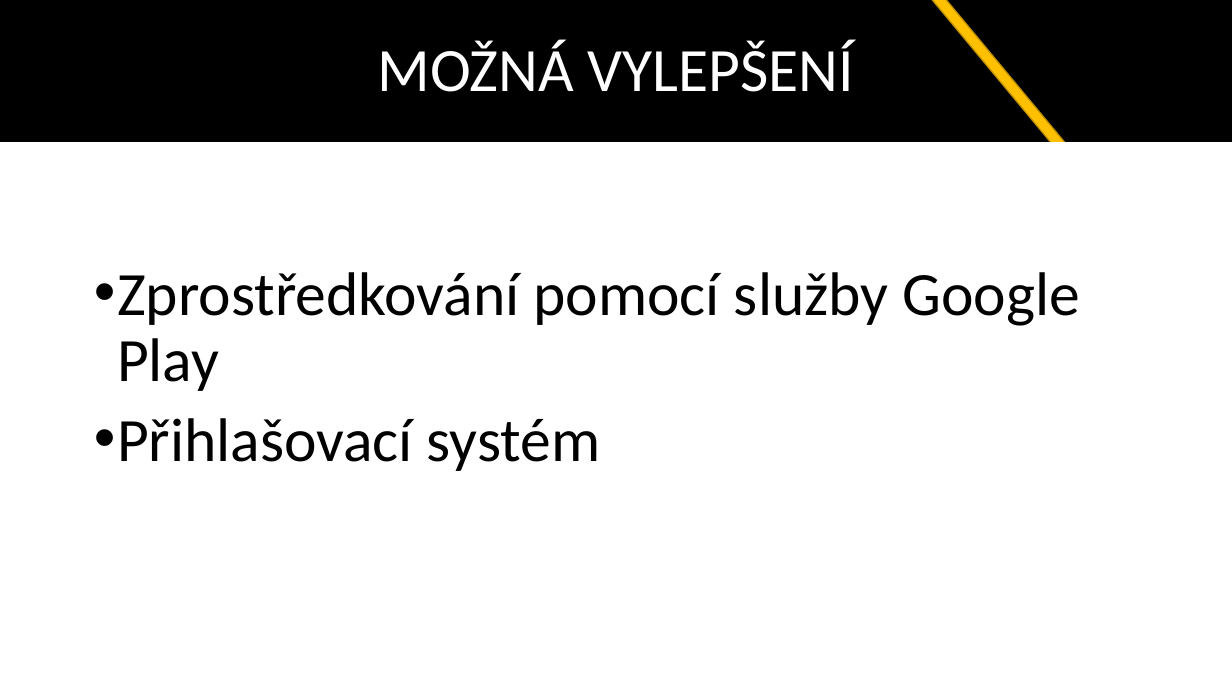
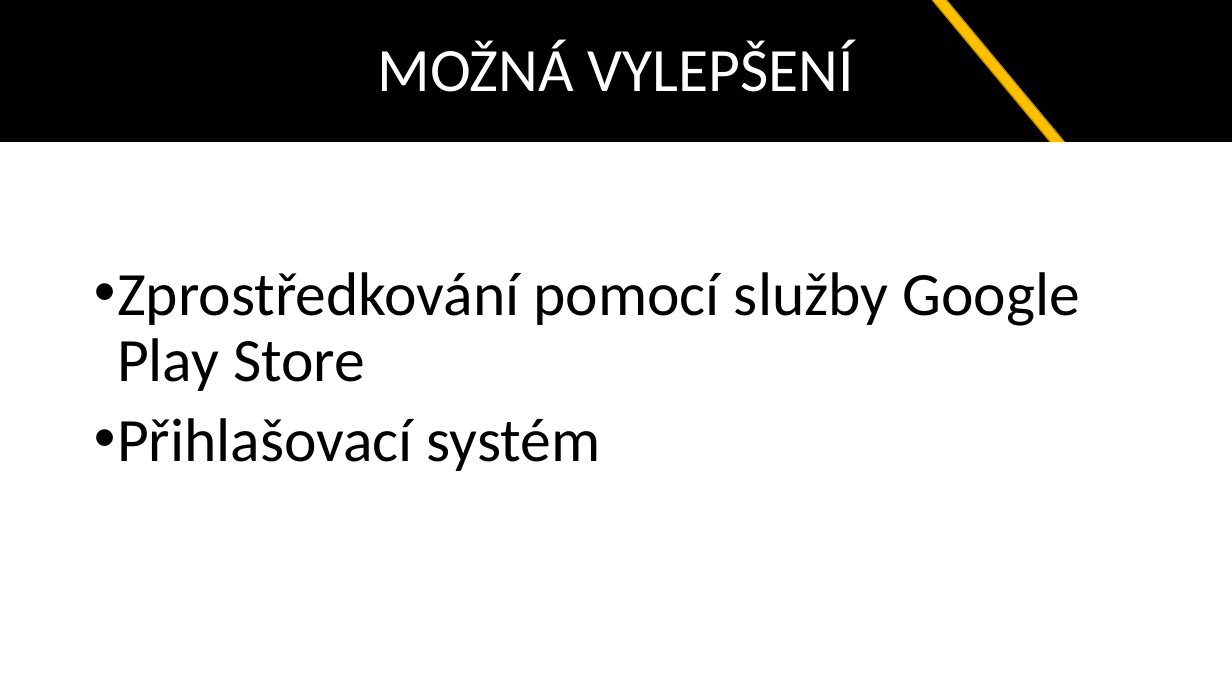
Before and after one commit to it1508/zaverecny, a slide deck: slide 7 of Warframe Codex.pptx. Drawn at 1232x693 pixels with LibreOffice and Linux fonts; fonts in the diff are those of the drawing. Boxes give left, top, right and bottom in pixels: in the first picture for what was removed or moved away, otherwise in the second. Text is boxed around its words. In the diff, an @@ line names an element or a change of style, - is before the commit and + after.

```diff
--- a/Warframe Codex.pptx
+++ b/Warframe Codex.pptx
@@ text at (117,272,1080,391): text changed @@
-• Zprostředkování pomocí služby Google Play
+• Zprostředkování pomocí služby Google Play Store
```
Also in this commit, not shown: 1 other slide changed, 1 other file.
